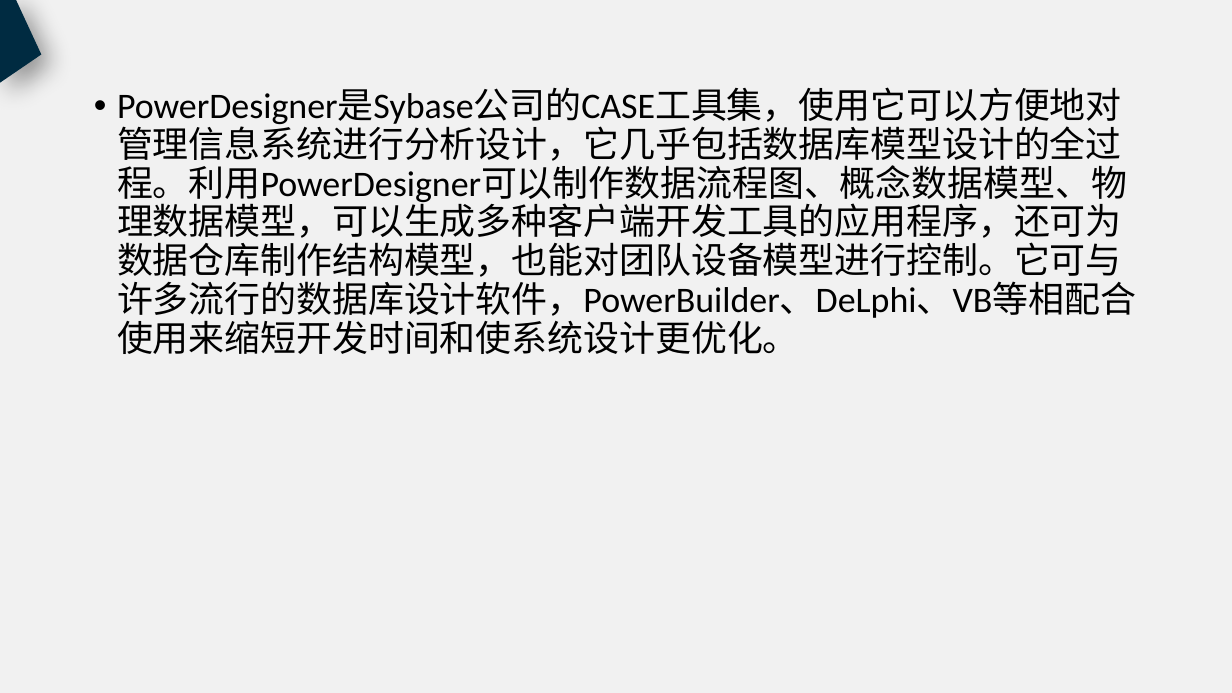
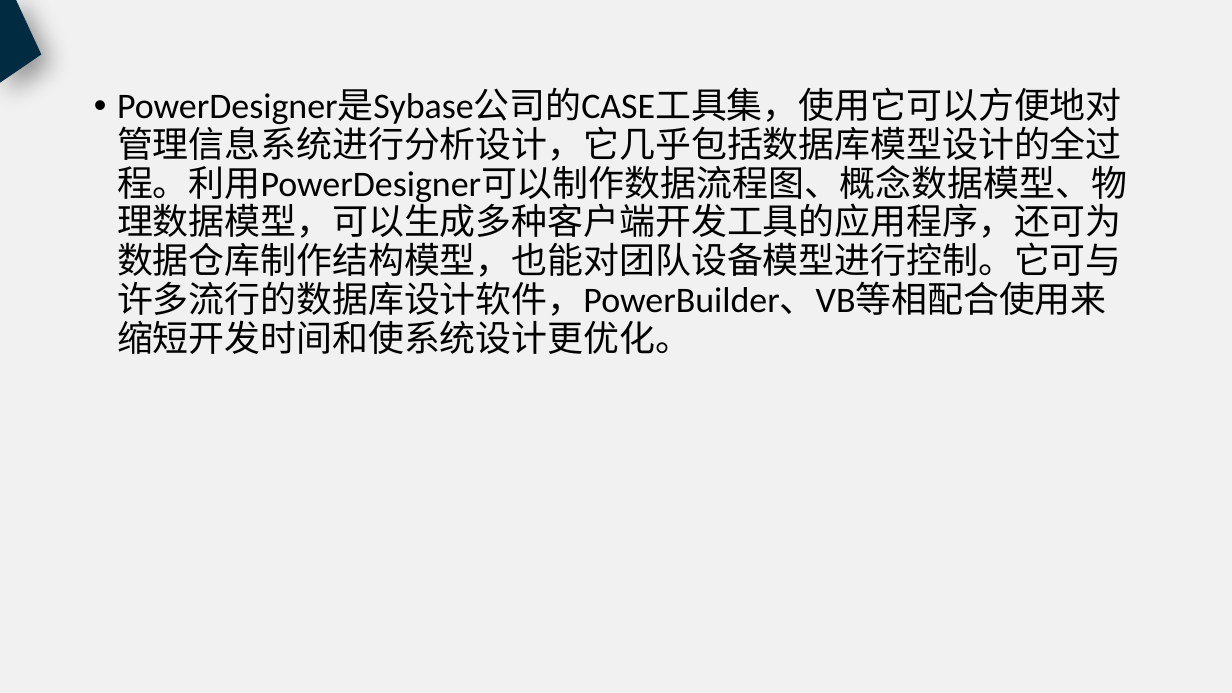
Before and after one commit to PRD2018-G18/PRD2018, a slide deck: slide 25 of 非受控文档/过程文档/UML工具/UML工具.pptx. Drawn at 1232x693 pixels with LibreOffice and Linux fonts; fonts in the diff are those of the drawing. Boxes give left, top, right and bottom in pixels: in the first picture for what was removed or moved away, otherwise in the second. Text is boxed around its words. In the diff, an @@ line names an element or a change of style, - is before the commit and + after.

Commit message:
UML工具PPT的修改，审核

```diff
--- a/非受控文档/过程文档/UML工具/UML工具.pptx
+++ b/非受控文档/过程文档/UML工具/UML工具.pptx
@@ text at (117, 88, 1127, 354): text changed @@
-• PowerDesigner是Sybase公司的CASE工具集，使用它可以方便地对管理信息系统进行分析设计，它几乎包括数据库模型设计的全过程。利用PowerDesigner可以制作数据流程图、概念数据模型、物理数据模型，可以生成多种客户端开发工具的应用程序，还可为数据仓库制作结构模型，也能对团队设备模型进行控制。它可与许多流行的数据库设计软件，PowerBuilder、DeLphi、VB等相配合使用来缩短开发时间和使系统设计更优化。
+• PowerDesigner是Sybase公司的CASE工具集，使用它可以方便地对管理信息系统进行分析设计，它几乎包括数据库模型设计的全过程。利用PowerDesigner可以制作数据流程图、概念数据模型、物理数据模型，可以生成多种客户端开发工具的应用程序，还可为数据仓库制作结构模型，也能对团队设备模型进行控制。它可与许多流行的数据库设计软件，PowerBuilder、VB等相配合使用来缩短开发时间和使系统设计更优化。
```
Also in this commit, not shown: 15 other slides changed, 5 slides added, 15 slides removed.
